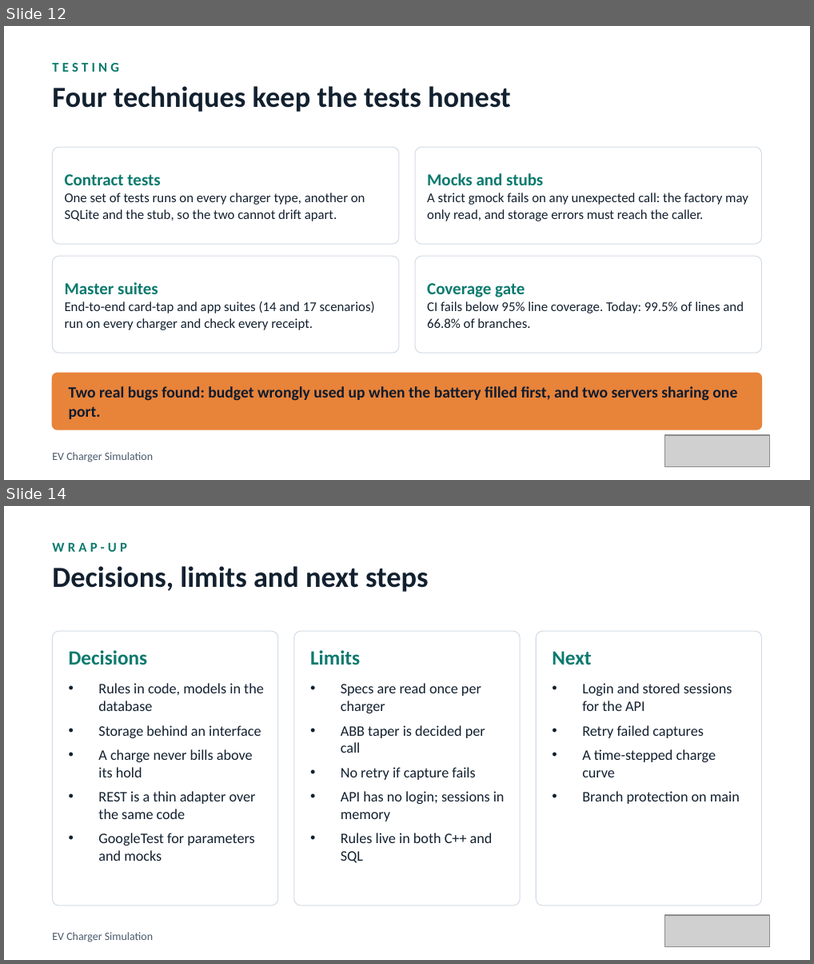
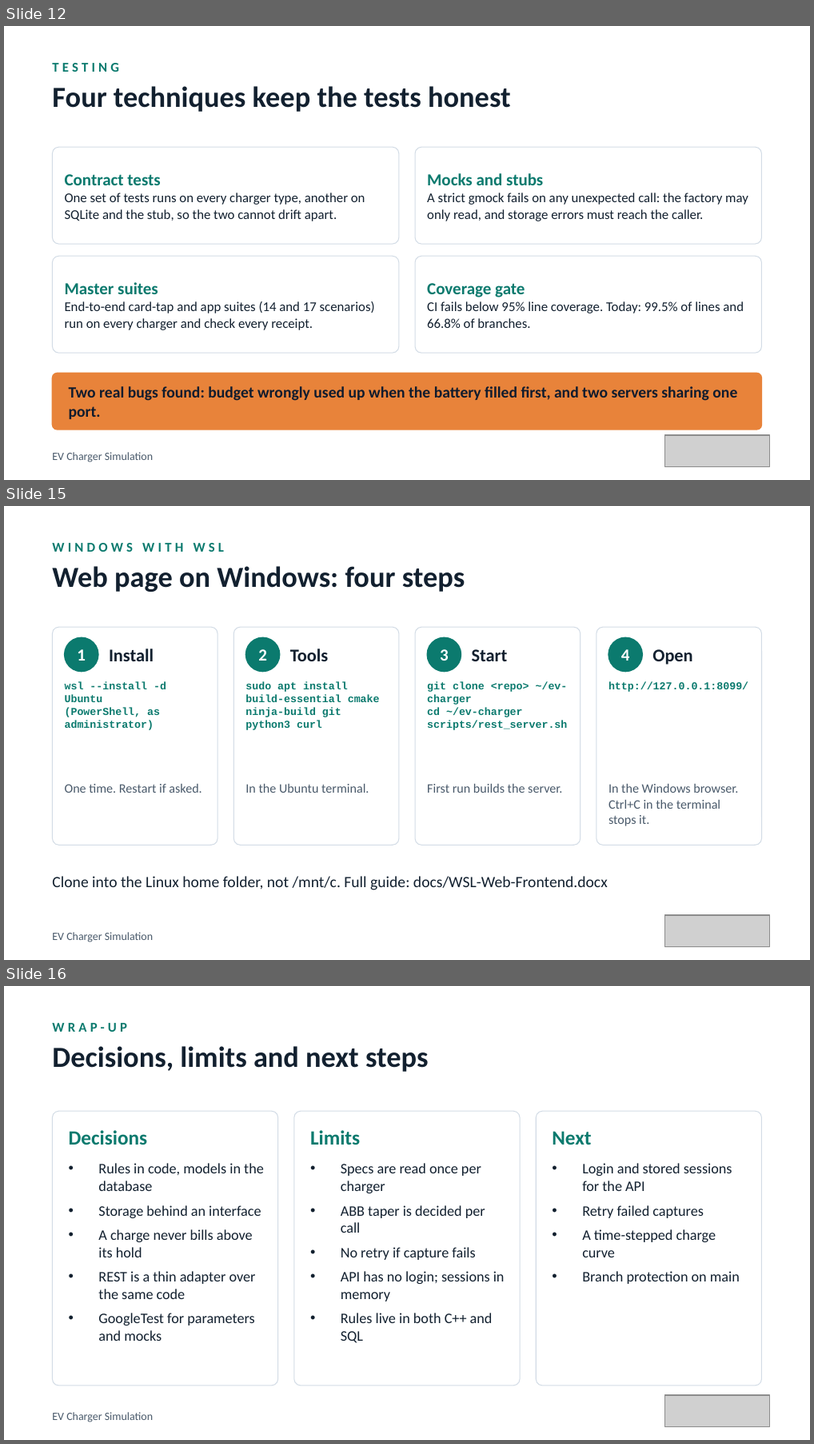
Before and after one commit to elitesoftwareqa/ev-charger, a slide deck: docs/presentation/EV-Charger-Simulation.pptx. Shown one above the other, each under a label of ours: slides 12 and 14 before the commit, slides 12, 15 and 16 after it; the slides between them are not shown. The pictures are 814x964 and 814x1444 pixels, drawn with LibreOffice and Linux fonts; fonts in the diff are those of the drawing; grey boxes stand for pictures. Boxes give left, top, right and bottom in pixels: in the first picture for what was removed or moved away, otherwise in the second. Text is boxed around its words. In the diff, an @@ line names an element or a change of style, - is before the commit and + after.

Commit message:
Add Windows and WSL slides to the presentation

```diff
--- a/docs/presentation/EV-Charger-Simulation.pptx
+++ b/docs/presentation/EV-Charger-Simulation.pptx
@@ slide 15 added at (x1=4, y1=506, x2=810, y2=960), background #FFFFFF @@
@@ text added at (x1=52, y1=543, x2=225, y2=552), 12 pt, text #0B7A6E, bold @@
+WINDOWS WITH WSL
@@ text added at (x1=52, y1=566, x2=466, y2=592), 26 pt, text #12202F, bold @@
+Web page on Windows: four steps
@@ rounded rectangle added at (x1=52, y1=627, x2=218, y2=844), fill #FFFFFF, outline #D3DCE6 0.75 pt @@
@@ ellipse added at (x1=65, y1=637, x2=98, y2=672), fill #0B7A6E, outline #0B7A6E 1 pt @@
@@ text added at (x1=77, y1=649, x2=86, y2=660), 15 pt, text #FFFFFF, bold @@
+1
@@ text added at (x1=109, y1=648, x2=154, y2=661), 16 pt, text #12202F, bold @@
+Install
@@ rounded rectangle added at (x1=234, y1=627, x2=399, y2=844), fill #FFFFFF, outline #D3DCE6 0.75 pt @@
@@ ellipse added at (x1=246, y1=637, x2=280, y2=672), fill #0B7A6E, outline #0B7A6E 1 pt @@
@@ text added at (x1=258, y1=649, x2=267, y2=660), 15 pt, text #FFFFFF, bold @@
+2
@@ text added at (x1=290, y1=648, x2=328, y2=661), 16 pt, text #12202F, bold @@
+Tools
@@ rounded rectangle added at (x1=415, y1=627, x2=581, y2=844), fill #FFFFFF, outline #D3DCE6 0.75 pt @@
@@ ellipse added at (x1=427, y1=637, x2=462, y2=672), fill #0B7A6E, outline #0B7A6E 1 pt @@
@@ text added at (x1=440, y1=649, x2=449, y2=660), 15 pt, text #FFFFFF, bold @@
+3
@@ text added at (x1=472, y1=649, x2=508, y2=661), 16 pt, text #12202F, bold @@
+Start
@@ rounded rectangle added at (x1=597, y1=627, x2=762, y2=844), fill #FFFFFF, outline #D3DCE6 0.75 pt @@
@@ ellipse added at (x1=609, y1=637, x2=642, y2=672), fill #0B7A6E, outline #0B7A6E 1 pt @@
@@ text added at (x1=622, y1=649, x2=630, y2=660), 15 pt, text #FFFFFF, bold @@
+4
@@ text added at (x1=653, y1=649, x2=693, y2=664), 16 pt, text #12202F, bold @@
+Open
@@ text added at (x1=65, y1=682, x2=166, y2=730), 9.5 pt, text #0B7A6E, bold @@
+wsl --install -d Ubuntu
+(PowerShell, as administrator)
@@ text added at (x1=246, y1=682, x2=380, y2=730), 9.5 pt, text #0B7A6E, bold @@
+sudo apt install build-essential cmake ninja-build git python3 curl
@@ text added at (x1=427, y1=682, x2=568, y2=730), 9.5 pt, text #0B7A6E, bold @@
+git clone <repo> ~/ev-charger
+cd ~/ev-charger
+scripts/rest_server.sh
@@ text added at (x1=609, y1=682, x2=749, y2=692), 9.5 pt, text #0B7A6E, bold @@
+http://127.0.0.1:8099/
@@ text added at (x1=65, y1=784, x2=202, y2=792), 11.5 pt, text #4A5A6B @@
+One time. Restart if asked.
@@ text added at (x1=246, y1=784, x2=369, y2=792), 11.5 pt, text #4A5A6B @@
+In the Ubuntu terminal.
@@ text added at (x1=427, y1=784, x2=562, y2=792), 11.5 pt, text #4A5A6B @@
+First run builds the server.
@@ text added at (x1=609, y1=784, x2=738, y2=826), 11.5 pt, text #4A5A6B @@
+In the Windows browser. Ctrl+C in the terminal stops it.
@@ text added at (x1=52, y1=876, x2=608, y2=890), 14 pt, text #12202F @@
+Clone into the Linux home folder, not /mnt/c. Full guide: docs/WSL-Web-Frontend.docx
@@ text added at (x1=52, y1=932, x2=153, y2=942), 10 pt, text #4A5A6B @@
+EV Charger Simulation
@@ picture added at (x1=666, y1=915, x2=770, y2=946) @@
@@ what was slide 14 is now slide 16 @@
```
Also in this commit, not shown: 2 slides changed, 1 other slide added.
